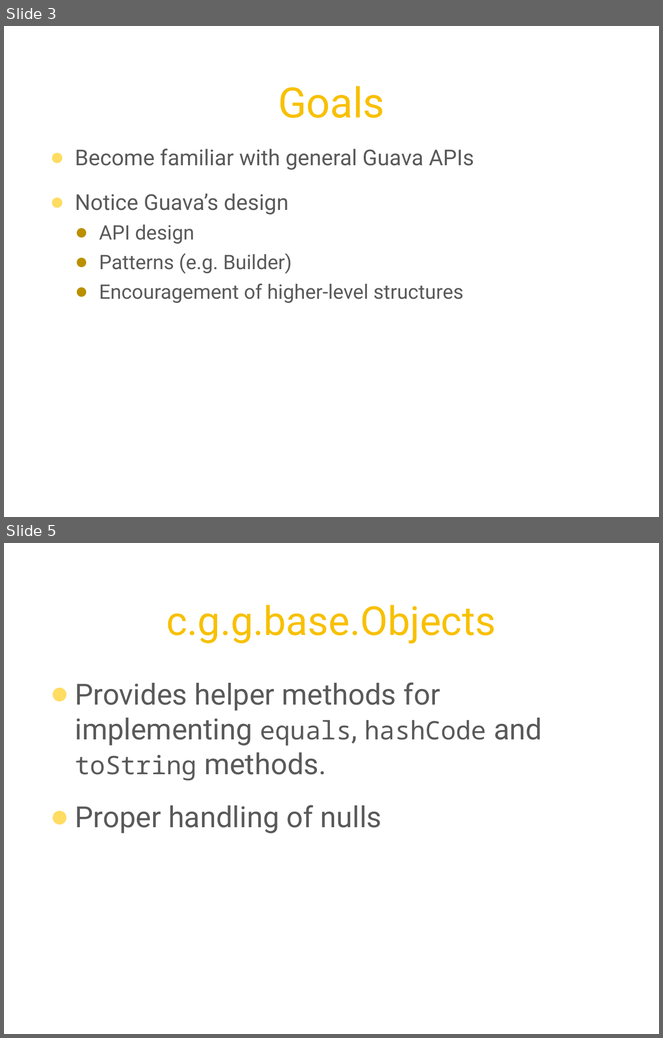
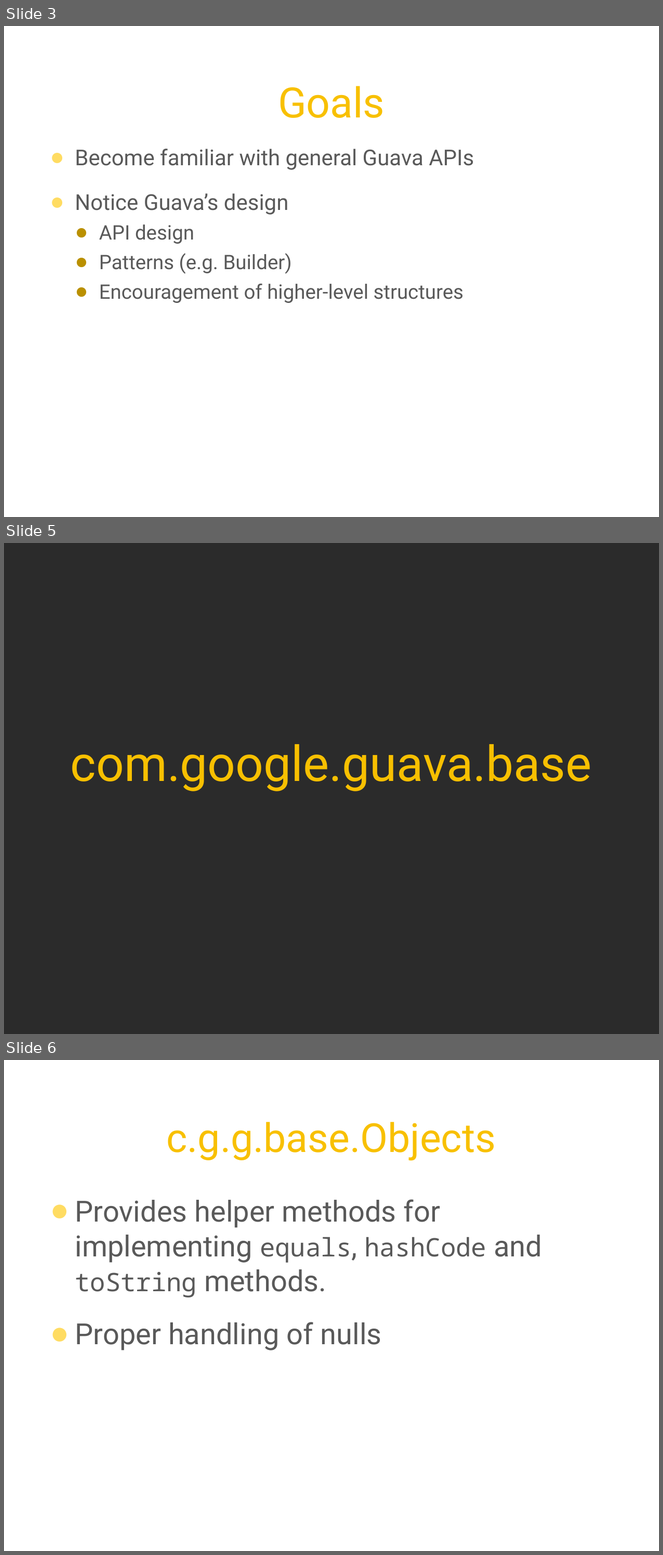
Before and after one commit to twoqubed/JavaMUG-Guava, a slide deck: JavaMUG - Guava.pptx. Shown one above the other, each under a label of ours: slides 3 and 5 before the commit, slides 3, 5 and 6 after it; the slides between them are not shown. The pictures are 663x1038 and 663x1555 pixels, drawn with LibreOffice and Linux fonts; fonts in the diff are those of the drawing; background and template pictures are left out; a plain dark background stands for a picture behind light text. Boxes give left, top, right and bottom in pixels: in the first picture for what was removed or moved away, otherwise in the second. Text is boxed around its words. In the diff, an @@ line names an element or a change of style, - is before the commit and + after.

```diff
--- a/JavaMUG - Guava.pptx
+++ b/JavaMUG - Guava.pptx
@@ slide 5 added at box(4, 543, 659, 1034), background picture (left out) @@
@@ title added at box(71, 744, 592, 792), 54 pt, text #F8C000 @@
+com.google.guava.base
@@ what was slide 5 is now slide 6 @@
```
Also in this commit, not shown: 2 slides changed, 1 other slide added.
